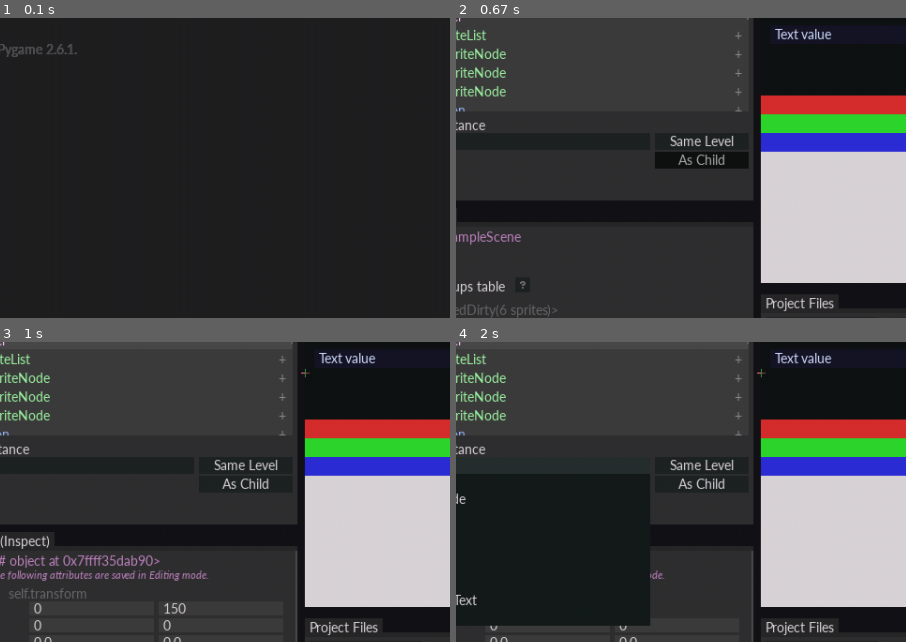
Above: before the commit, frames 1-4 (two rows, left to right).
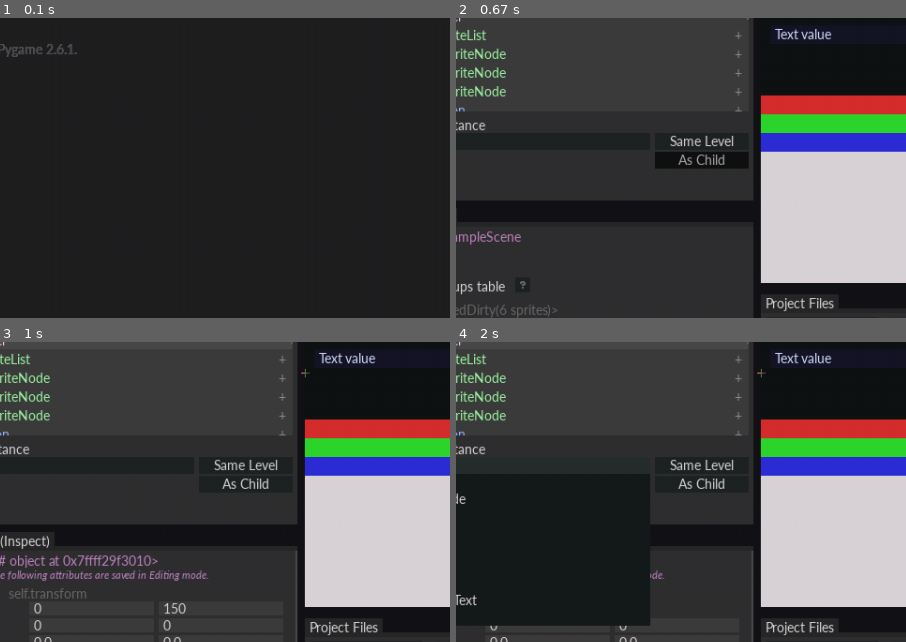
Above: after the commit, the same moments.

Repository: ageneric/pygame-engine-indev
Game: pygame game, started from run_editor.py
Two runs of this game, one before a commit and one after it. Both use one fixed random seed, a clock stepped at 60 frames per second and the inputs below.
Inputs (mouse positions are % of the whole screen's width and height, from its top left):
- Up to frame 1 (0.1 s): no input
- Up to frame 2 (0.67 s): click (29, 17) at 0.38 s
- Up to frame 3 (1 s): click (21, 26) at 0.72 s
- Up to frame 4 (2 s): press the mouse at (32, 73) at 1.03 s; move the mouse to (24, 80) at 1.13 s; release the mouse at (15, 86) at 1.27 s; press the mouse at (28, 10) at 1.37 s; move the mouse to (21, 28) at 1.47 s; release the mouse at (14, 47) at 1.6 s; press the mouse at (15, 46) at 1.7 s; move the mouse to (23, 58) at 1.8 s; release the mouse at (31, 70) at 1.93 s
The pictures show only the part of the screen within x 8-58%, y 26-76%; the shares and areas given below are measured in that part.

Frames 1-2 are identical in both runs. In frame 3, 0.3% of the frame differs, in the area x 22-36%, y 71-75%; in frame 4, nothing differs.

Commit message:
Optimise base node

Diff:
--- a/engine/base_node.py
+++ b/engine/base_node.py
@@ -16,27 +16,29 @@
 class Transform:
     """A data structure that stores position and size information.
     Every node will hold an instance of this class as Node.transform."""
-    __slots__ = 'x', 'y', 'width', 'height', '_anchor_x', '_anchor_y', 'node'
-
-    def __init__(self, x: float, y: float, width=0, height=0, anchor_x=0.0, anchor_y=0.0, node=None):
+    __slots__ = 'x', 'y', 'width', 'height', '_anchor_x', '_anchor_y', 'transform_update'
+
+    def __init__(self, x: float, y: float, width=0, height=0, anchor_x=0.0, anchor_y=0.0,
+                 transform_update=None):
+        self.transform_update = None
         self.x = x
         self.y = y
         self.width = width
         self.height = height
         self._anchor_x = anchor_x
         self._anchor_y = anchor_y
-        self.node = node  # optional; observes changes to the transform
+        self.transform_update = transform_update  # observes changes to the transform
 
     def __repr__(self) -> str:
         return f'Transform({self.x}, {self.y}, {self.width}, {self.height}, {self.anchor_x}, {self.anchor_y})'
 
     def __str__(self) -> str:
         if self.anchor_x == 0 and self.anchor_y == 0:
-            return f'<Transform({round(self.x, 3)}, {round(self.y, 3)}), ' \
-                   f'{self.width}, {self.height}>'
+            return f'<Transform ({round(self.x, 3)}, {round(self.y, 3)}), ' \
+                   f'{self.width}*{self.height}>'
         else:
-            return f'<Transform({round(self.x, 3)}, {round(self.y, 3)}), ' \
-                   f'{self.width}, {self.height}, {self.anchor_x}, {self.anchor_y}>'
+            return f'<Transform ({round(self.x, 3)}, {round(self.y, 3)}), ' \
+                   f'{self.width}*{self.height}, {self.anchor_x}*{self.anchor_y}>'
 
     # Alternative constructor and conversions for use by user
     @classmethod
@@ -54,9 +56,8 @@
     # May alternatively be achieved using properties
     def __setattr__(self, name, val):
         object.__setattr__(self, name, val)
-        node = getattr(self, 'node', None)
-        if node is not None and name in ('x', 'y', 'width', 'height'):
-            node.transform_update(name)
+        if name in ('x', 'y', 'width', 'height') and self.transform_update is not None:
+            self.transform_update(name)
 
     # Getters and setters for transform properties
     @property
@@ -125,7 +126,7 @@
             raise ValueError(f'No rect or is_origin attribute found on given parent (got {self.parent})'
                              + NODE_VALUE_WARNING + f' ({self})')
         self.parent.nodes.append(self)
-        self.transform = Transform(*node_props[1:7], node=self)
+        self.transform = Transform(*node_props[1:7], transform_update=self.transform_update)
         self._enabled = node_props[7]
         self.nodes = []
 
@@ -135,6 +136,9 @@
         self.rect = self.transform.rect()
         if not hasattr(self.parent, 'is_origin'):
             self.rect.move_ip(self.parent.rect.x, self.parent.rect.y)
+        else:
+            # Optimise method call if at top-level - position is not relative to any node
+            self.global_rect = self.transform.rect
         self.nodes = []
 
     def update(self):
@@ -151,7 +155,7 @@
                 if child.enabled:
                     child.draw()
 
-    def world_rect(self) -> pygame.Rect:
+    def global_rect(self) -> pygame.Rect:
         """Calculate the on-screen rectangle of a node. Cached as Node.rect."""
         rect = self.transform.rect()
         parent = self.parent
@@ -179,7 +183,7 @@
     def transform_update(self, name):
         """Update the rect attribute (on-screen position/size) for this
         node and all child nodes when its transform is modified."""
-        if self.rect == self.world_rect():  # no changes to apply
+        if self.rect == self.global_rect():  # no changes to apply
             return
 
         if name in ('width', 'height'):
@@ -187,7 +191,7 @@
 
         # Move the top-left of the rectangle if position changes or
         # the rectangle is resized about a point that is not the top-left
-        if name in ('x', 'y') or not self.transform.anchor_position == (0, 0):
+        if name in ('x', 'y') or not self.transform.anchor_position == (0, 0) and name in ('width', 'height'):
             x, y = self.transform.x, self.transform.y
             if not hasattr(self.parent, 'is_origin'):
                 x += self.parent.rect.x
@@ -215,7 +219,7 @@
         """Fully delete a node and remove it from the tree."""
         if self in self.parent.nodes:
             self.parent.nodes.remove(self)
-        self.transform.node = None
+        self.transform.transform_update = None
         if hasattr(self, 'event_handler'):
             self.scene().remove_event_handler(self)
         for i in range(len(self.nodes)):
@@ -224,7 +228,8 @@
 class SpriteNode(Node, pygame.sprite.DirtySprite):
     def __init__(self, node_props: NodeProperties, groups=None, image=None, fill_color=None):
         try:
-            if isinstance(groups, str): raise TypeError
+            if groups is None or isinstance(groups, str):
+                raise TypeError
             pygame.sprite.DirtySprite.__init__(self, groups)
         except TypeError:  # for example when groups = None (default)
             print(f'Engine warning: a SpriteNode was initialised with an incorrect group type (got {groups}).'
